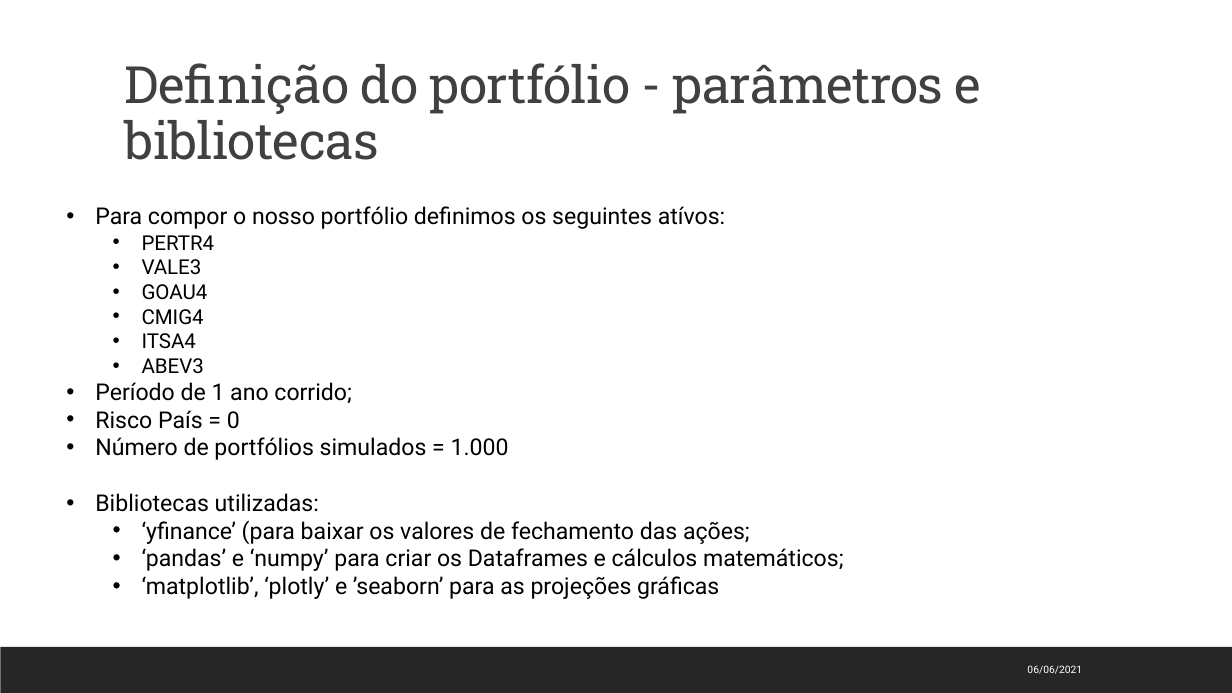
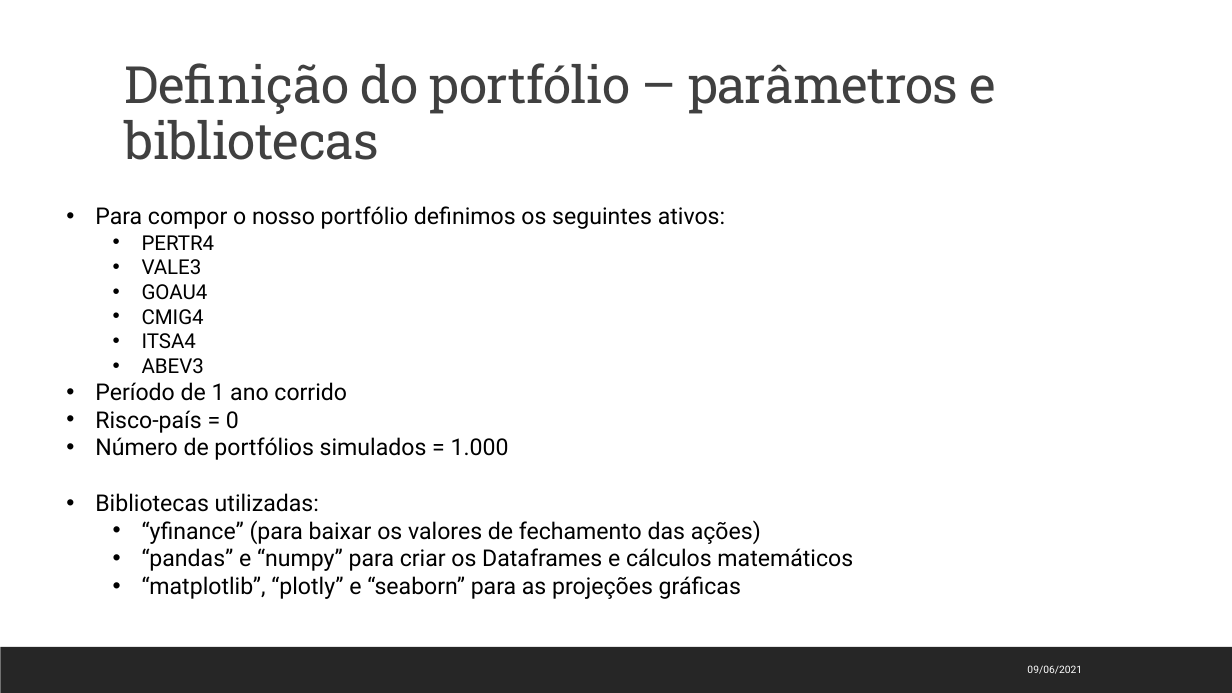
Before and after one commit to jmppsalles/Projeto_Final_AWARI, a slide deck: slide 7 of Trabalho final AWARI - João Marcos Salles - 20210610.pptx. Drawn at 1232x693 pixels with LibreOffice and Linux fonts; fonts in the diff are those of the drawing. Boxes give left, top, right and bottom in pixels: in the first picture for what was removed or moved away, otherwise in the second. Text is boxed around its words. In the diff, an @@ line names an element or a change of style, - is before the commit and + after.

```diff
--- a/Trabalho final AWARI - João Marcos Salles - 20210610.pptx
+++ b/Trabalho final AWARI - João Marcos Salles - 20210610.pptx
@@ title at (x1=125, y1=63, x2=997, y2=160): text changed @@
-Definição do portfólio - parâmetros e bibliotecas
+Definição do portfólio – parâmetros e bibliotecas
@@ text at (x1=95, y1=382, x2=347, y2=433): text changed @@
-• Período de 1 ano corrido;
-• Risco País = 0
+• Período de 1 ano corrido
+• Risco-país = 0
@@ text at (x1=142, y1=520, x2=853, y2=599): text changed @@
-  • ‘yfinance’ (para baixar os valores de fechamento das ações;
-  • ‘pandas’ e ‘numpy’ para criar os Dataframes e cálculos matemáticos;
-  • ‘matplotlib’, ‘plotly’ e ’seaborn’ para as projeções gráficas
+  • “yfinance” (para baixar os valores de fechamento das ações)
+  • “pandas” e “numpy” para criar os Dataframes e cálculos matemáticos
+  • “matplotlib”, “plotly” e “seaborn” para as projeções gráficas
@@ text at (x1=1027, y1=665, x2=1082, y2=674): text changed @@
-06/06/2021
+09/06/2021
```
Also in this commit, not shown: 11 other slides changed, 1 slide added.
